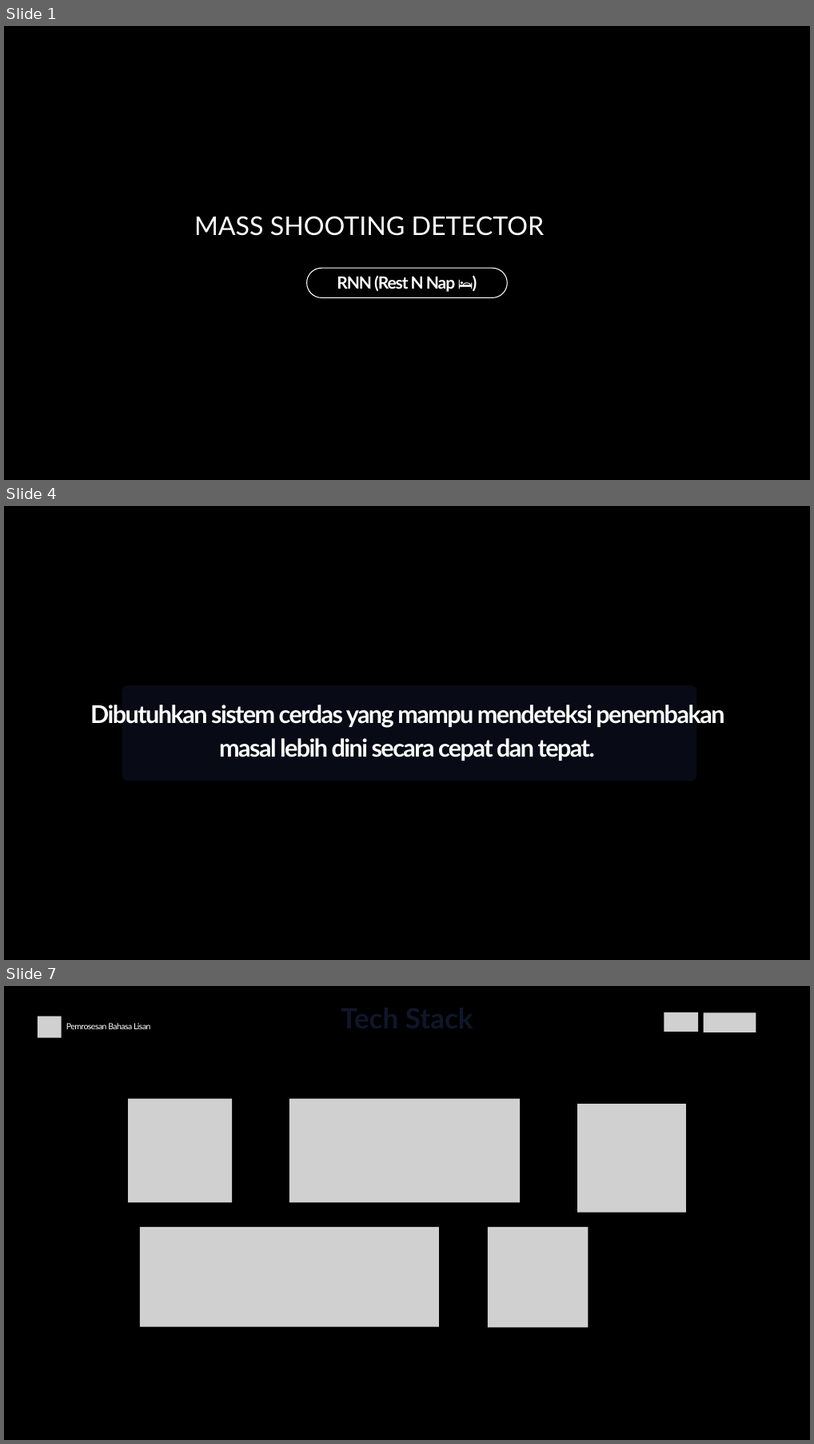
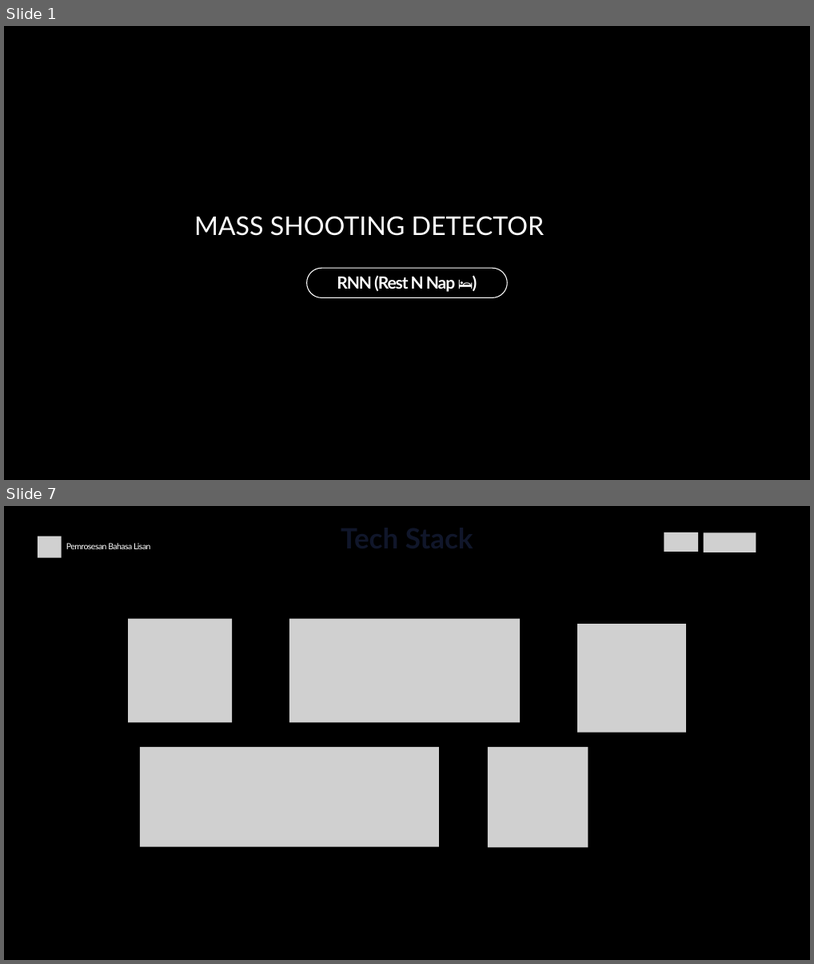
Before and after one commit to dhekmass12/mass-shooting-detector, a slide deck: Mass Shooting Detector.pptx. Shown one above the other, each under a label of ours: slides 1, 4 and 7 before the commit, slides 1 and 7 after it; the slides between them are not shown. The pictures are 814x1444 and 814x964 pixels, drawn with LibreOffice and Linux fonts; fonts in the diff are those of the drawing; grey boxes stand for pictures; background and template pictures are left out. Boxes give left, top, right and bottom in pixels: in the first picture for what was removed or moved away, otherwise in the second. Text is boxed around its words. In the diff, an @@ line names an element or a change of style, - is before the commit and + after.

```diff
--- a/Mass Shooting Detector.pptx
+++ b/Mass Shooting Detector.pptx
@@ slide 4 removed at (x1=4, y1=506, x2=810, y2=960), background picture (left out) @@
@@ freeform shape removed at (x1=4, y1=506, x2=810, y2=960) @@
@@ freeform shape removed at (x1=122, y1=685, x2=697, y2=780) @@
@@ text removed at (x1=90, y1=704, x2=725, y2=760) @@
-Dibutuhkan sistem cerdas yang mampu mendeteksi penembakan masal lebih dini secara cepat dan tepat.
```
Also in this commit, not shown: 11 slides changed, 1 slide added.
